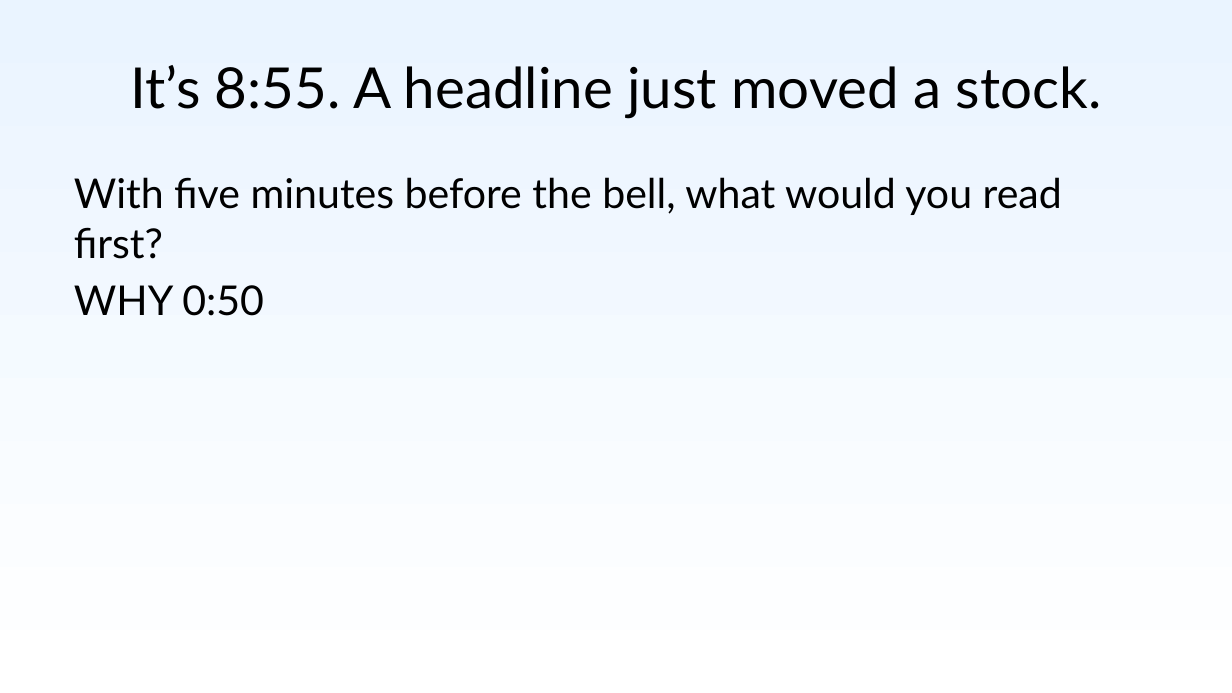
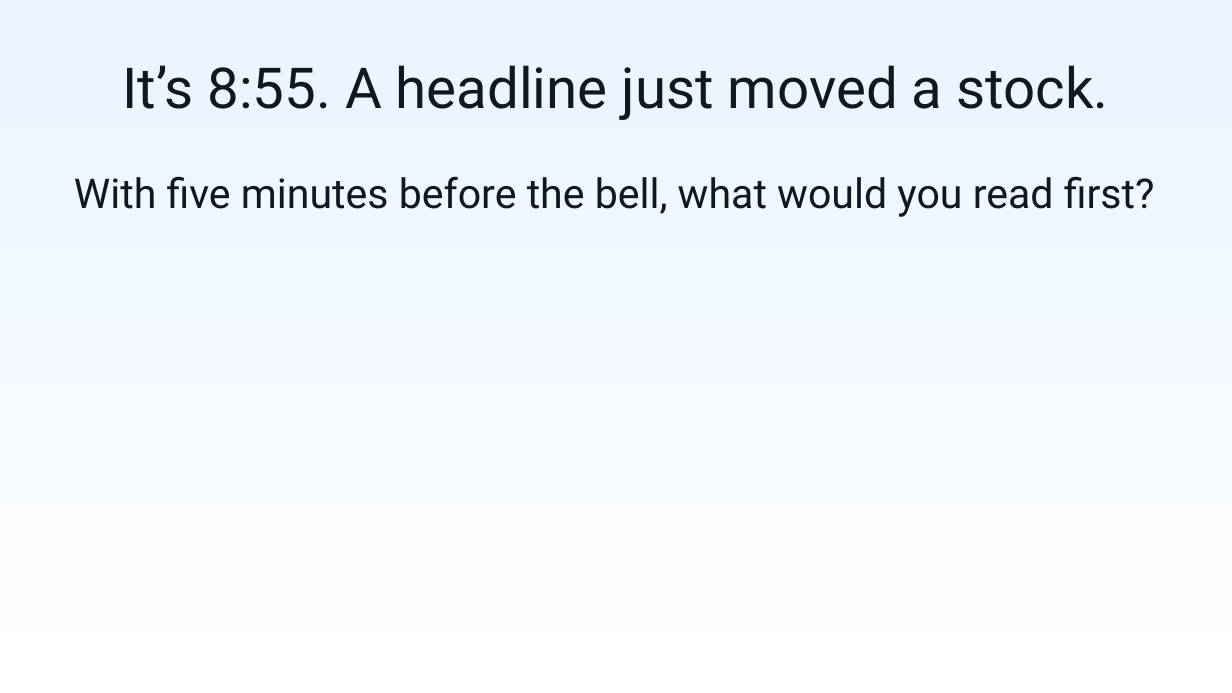
Before and after one commit to jere67/parallax, a slide deck: slide 1 of docs/presentation/trading-agent-mvp-pitch.pptx. Drawn at 1232x693 pixels with LibreOffice and Linux fonts; fonts in the diff are those of the drawing. Boxes give left, top, right and bottom in pixels: in the first picture for what was removed or moved away, otherwise in the second. Text is boxed around its words. In the diff, an @@ line names an element or a change of style, - is before the commit and + after.

Commit message:
clean-up timestamps and WHAT / WHY

```diff
--- a/docs/presentation/trading-agent-mvp-pitch.pptx
+++ b/docs/presentation/trading-agent-mvp-pitch.pptx
@@ title "It’s 8:55. A headline just ..." at bbox=[122, 65, 1109, 120]: font Lato to Roboto @@
@@ text "With five minutes before the ..." at bbox=[74, 176, 1155, 217]: font Lato to Roboto; less space between paragraphs @@
@@ text at bbox=[74, 285, 264, 316]: paragraph removed @@
-WHY 0:50
```
Also in this commit, not shown: 7 other slides changed.
